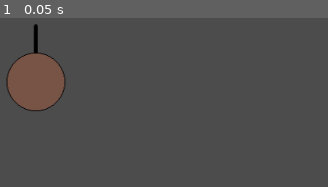
Above: before the commit, frame 1.
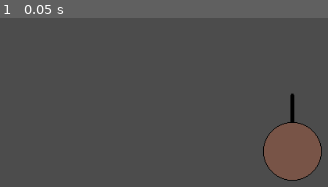
Above: after the commit, the same moment.

Repository: michalbie/Spinningeddon
Game: Godot game, scene res://Entities/Character/Player/Player.tscn
The game is run twice, just before and just after one commit, with the same random seed, the same clock (stepped at 60 frames per second) and the same inputs. This scene is started directly instead of the project's main scene.
Inputs:
- Up to frame 1 (0.05 s): no input

The runs differ from the first frame. In frame 1, 10% of the frame differs, in the area x 1-99%, y 3-97%.

Commit message:
Add walls and their properties
Added walls and encoded bullet behaviour when it collides with them

Diff:
--- a/Entities/Bullet/Bullet.gd
+++ b/Entities/Bullet/Bullet.gd
@@ -14,3 +14,24 @@
 	velocity = vel
 	$Sprite.rotate(rot)
 	bullet_range = ran
+
+func handle_collision(collision, collider):
+	if collider.has_method("got_shot"):
+		collider.got_shot(damage)
+		GameManager.world.rpc("delete_bullet", self.get_name())
+
+	elif "object_material" in collider:
+		var collider_material = collider.object_material
+
+		if collider_material == collider.materials.STONE:
+			GameManager.world.rpc("delete_bullet", self.get_name())
+
+		elif collider_material == collider.materials.METAL:
+			var motion = collision.remainder.bounce(collision.normal)
+			$Sprite.rotate(velocity.angle_to(motion))
+			velocity = velocity.bounce(collision.normal)
+			GameManager.bullets_info[self.get_name()]['rotation'] = $Sprite.rotation
+
+	elif "bullet_range" in collider:
+		GameManager.world.rpc("delete_bullet", self.get_name())
+		GameManager.world.rpc("delete_bullet", collider.get_name())
--- a/Entities/Bullet/Bullet.tscn
+++ b/Entities/Bullet/Bullet.tscn
@@ -7,6 +7,8 @@
 extents = Vector2( 5.67811, 13.9061 )
 
 [node name="Bullet" type="KinematicBody2D"]
+collision_layer = 2
+collision_mask = 2051
 script = ExtResource( 2 )
 
 [node name="Sprite" type="Sprite" parent="."]
--- a/Entities/Character/Character.gd
+++ b/Entities/Character/Character.gd
@@ -36,13 +36,14 @@
 		shoot = true
 
 func send_inputs(delta):
-	var mouse_pos = get_viewport().get_mouse_position()
+	var mouse_pos = get_global_mouse_position()
 	var player_input = {}
 	player_input['delta'] = delta
 	player_input['mouse_pos'] = mouse_pos
 	player_input['inside_circle'] = inside_circle
 	player_input['switch_rotation'] = switch_rotation
 	player_input['shoot'] = shoot
+	print("charaacter input:" + str(player_input['inside_circle']))
 	switch_rotation = false
 	shoot = false
 	if !being_removed:
@@ -58,9 +59,11 @@
 
 func _on_StandingCircle_mouse_entered():
 	inside_circle = true
+	print("entered")
 
 func _on_StandingCircle_mouse_exited():
 	inside_circle = false
+	print("exited")
 
 func _on_RotateCooldown_timeout():
 	$RotateCooldown.stop()
--- a/Entities/Character/Character.tscn
+++ b/Entities/Character/Character.tscn
@@ -3,6 +3,7 @@
 [ext_resource path="res://Entities/Character/Character.gd" type="Script" id=1]
 
 [node name="Character" type="KinematicBody2D"]
+collision_mask = 1027
 script = ExtResource( 1 )
 move_speed = 300
 rotate_cooldown = 3.0
--- a/Entities/Character/Player/Player.tscn
+++ b/Entities/Character/Player/Player.tscn
@@ -12,11 +12,12 @@
 
 [node name="Player" instance=ExtResource( 2 )]
 position = Vector2( 183.667, 210.985 )
+z_index = 1
 move_speed = 250
 bullet_damage = 50
-hp = 100
+bullet_range = 400
 
-[node name="Body" parent="." index="1"]
+[node name="Body" parent="." index="0"]
 texture = ExtResource( 1 )
 
 [node name="Rifle" parent="Body" index="0"]
@@ -26,8 +27,14 @@
 [node name="Bullet_spawn" parent="Body/Rifle" index="0"]
 position = Vector2( 0, -66 )
 
+[node name="StandingCircle" parent="Body" index="1"]
+z_index = 10
+
 [node name="Shape2D" parent="Body/StandingCircle" index="0"]
 shape = SubResource( 1 )
 
-[node name="CollisionShape2D" parent="." index="2"]
+[node name="CollisionShape2D" parent="." index="1"]
 shape = SubResource( 2 )
+
+[node name="Camera2D" type="Camera2D" parent="." index="3"]
+current = true
--- /dev/null
+++ b/Maps/BattleRoyaleMap.tscn
@@ -0,0 +1,37 @@
+[gd_scene load_steps=7 format=2]
+
+[ext_resource path="res://Maps/Objects/WoodWall.tscn" type="PackedScene" id=1]
+[ext_resource path="res://Maps/assets/grass.png" type="Texture" id=2]
+[ext_resource path="res://Maps/Objects/ConcreteWall.tscn" type="PackedScene" id=3]
+[ext_resource path="res://Maps/Objects/MetalWall.tscn" type="PackedScene" id=4]
+[ext_resource path="res://Maps/Objects/StoneWall.tscn" type="PackedScene" id=5]
+[ext_resource path="res://Maps/Objects/BrickWall.tscn" type="PackedScene" id=6]
+
+[node name="BattleRoyaleMap" type="Node2D"]
+
+[node name="GroundLayer" type="TextureRect" parent="."]
+margin_right = 30140.0
+margin_bottom = 29098.0
+mouse_filter = 2
+texture = ExtResource( 2 )
+expand = true
+stretch_mode = 2
+__meta__ = {
+"_edit_use_anchors_": false
+}
+
+[node name="WoodWall" parent="." instance=ExtResource( 1 )]
+position = Vector2( 5.16324, 1.99279 )
+
+[node name="ConcreteWall" parent="." instance=ExtResource( 3 )]
+position = Vector2( 267.917, 3.38257 )
+
+[node name="MetalWall" parent="." instance=ExtResource( 4 )]
+position = Vector2( 776.688, 54.624 )
+rotation = -3.14159
+
+[node name="StoneWall" parent="." instance=ExtResource( 5 )]
+position = Vector2( 789.201, 4.11157 )
+
+[node name="BrickWall" parent="StoneWall" instance=ExtResource( 6 )]
+position = Vector2( 264, 0 )
--- /dev/null
+++ b/Maps/Objects/BrickWall.tscn
@@ -0,0 +1,20 @@
+[gd_scene load_steps=4 format=2]
+
+[ext_resource path="res://Maps/Objects/ObjectBase.tscn" type="PackedScene" id=1]
+[ext_resource path="res://Maps/assets/bricks.png" type="Texture" id=2]
+
+[sub_resource type="ConvexPolygonShape2D" id=1]
+points = PoolVector2Array( 0, 0, 250, 0, 250, 50, 0, 50 )
+
+[node name="BrickWall" instance=ExtResource( 1 )]
+z_index = 1
+collision_layer = 2048
+collision_mask = 3
+object_material = 1
+
+[node name="Texture" parent="." index="0"]
+texture = ExtResource( 2 )
+centered = false
+
+[node name="CollisionShape2D" parent="." index="1"]
+shape = SubResource( 1 )
--- /dev/null
+++ b/Maps/Objects/ConcreteWall.tscn
@@ -0,0 +1,20 @@
+[gd_scene load_steps=4 format=2]
+
+[ext_resource path="res://Maps/Objects/ObjectBase.tscn" type="PackedScene" id=1]
+[ext_resource path="res://Maps/assets/concrete.png" type="Texture" id=2]
+
+[sub_resource type="ConvexPolygonShape2D" id=1]
+points = PoolVector2Array( 0, 0, 250, 0, 250, 50, 0, 50 )
+
+[node name="ConcreteWall" instance=ExtResource( 1 )]
+z_index = 1
+collision_layer = 2048
+collision_mask = 3
+object_material = 1
+
+[node name="Texture" parent="." index="0"]
+texture = ExtResource( 2 )
+centered = false
+
+[node name="CollisionShape2D" parent="." index="1"]
+shape = SubResource( 1 )
--- /dev/null
+++ b/Maps/Objects/MetalWall.tscn
@@ -0,0 +1,20 @@
+[gd_scene load_steps=4 format=2]
+
+[ext_resource path="res://Maps/Objects/ObjectBase.tscn" type="PackedScene" id=1]
+[ext_resource path="res://Maps/assets/metal.png" type="Texture" id=2]
+
+[sub_resource type="ConvexPolygonShape2D" id=1]
+points = PoolVector2Array( 0, 0, 250, 0, 250, 50, 0, 50 )
+
+[node name="MetalWall" instance=ExtResource( 1 )]
+collision_layer = 2048
+collision_mask = 3
+object_material = 2
+
+[node name="Texture" parent="." index="0"]
+texture = ExtResource( 2 )
+centered = false
+
+[node name="CollisionShape2D" parent="." index="1"]
+z_index = 1
+shape = SubResource( 1 )
--- /dev/null
+++ b/Maps/Objects/ObjectBase.gd
@@ -0,0 +1,4 @@
+extends StaticBody2D
+
+enum materials {WOOD, STONE, METAL}
+export (materials) var object_material
--- /dev/null
+++ b/Maps/Objects/ObjectBase.tscn
@@ -0,0 +1,10 @@
+[gd_scene load_steps=2 format=2]
+
+[ext_resource path="res://Maps/Objects/ObjectBase.gd" type="Script" id=1]
+
+[node name="ObjectBase" type="StaticBody2D"]
+script = ExtResource( 1 )
+
+[node name="Texture" type="Sprite" parent="."]
+
+[node name="CollisionShape2D" type="CollisionShape2D" parent="."]
--- /dev/null
+++ b/Maps/Objects/StoneWall.tscn
@@ -0,0 +1,20 @@
+[gd_scene load_steps=4 format=2]
+
+[ext_resource path="res://Maps/Objects/ObjectBase.tscn" type="PackedScene" id=1]
+[ext_resource path="res://Maps/assets/stone.png" type="Texture" id=2]
+
+[sub_resource type="ConvexPolygonShape2D" id=1]
+points = PoolVector2Array( 0, 0, 250, 0, 250, 50, 0, 50 )
+
+[node name="StoneWall" instance=ExtResource( 1 )]
+z_index = 1
+collision_layer = 2048
+collision_mask = 3
+object_material = 1
+
+[node name="Texture" parent="." index="0"]
+texture = ExtResource( 2 )
+centered = false
+
+[node name="CollisionShape2D" parent="." index="1"]
+shape = SubResource( 1 )
--- /dev/null
+++ b/Maps/Objects/WoodWall.gd
@@ -0,0 +1,5 @@
+extends "res://Maps/Objects/ObjectBase.gd"
+
+func _on_Area_body_exited(body):
+	if "distance_traveled" in body:
+		body.distance_traveled += (body.bullet_range - body.distance_traveled) / 2
--- /dev/null
+++ b/Maps/Objects/WoodWall.tscn
@@ -0,0 +1,30 @@
+[gd_scene load_steps=5 format=2]
+
+[ext_resource path="res://Maps/Objects/ObjectBase.tscn" type="PackedScene" id=1]
+[ext_resource path="res://Maps/assets/wood.png" type="Texture" id=2]
+[ext_resource path="res://Maps/Objects/WoodWall.gd" type="Script" id=3]
+
+[sub_resource type="ConvexPolygonShape2D" id=1]
+points = PoolVector2Array( 0, 0, 250, 0, 250, 50, 0, 50 )
+
+[node name="WoodWall" instance=ExtResource( 1 )]
+z_index = 1
+collision_layer = 1024
+collision_mask = 0
+script = ExtResource( 3 )
+
+[node name="Texture" parent="." index="0"]
+texture = ExtResource( 2 )
+centered = false
+
+[node name="CollisionShape2D" parent="." index="1"]
+shape = SubResource( 1 )
+
+[node name="Area" type="Area2D" parent="." index="2"]
+collision_layer = 1024
+collision_mask = 2
+
+[node name="CollisionPolygon2D" type="CollisionPolygon2D" parent="Area" index="0"]
+position = Vector2( 46.781, 17.153 )
+polygon = PoolVector2Array( -47.686, -16.8601, -47.1662, 32.5198, 202.333, 33.0396, 202.333, -15.8206 )
+[connection signal="body_exited" from="Area" to="." method="_on_Area_body_exited"]
--- a/Scenes/World/World.gd
+++ b/Scenes/World/World.gd
@@ -1,6 +1,13 @@
 extends Node2D
 
 var Bullet = preload("res://Entities/Bullet/Bullet.tscn")
+var BattleRoyaleMap = preload("res://Maps/BattleRoyaleMap.tscn")
+
+var map
+
+func _ready():
+	map = BattleRoyaleMap.instance()
+	add_child(map)
 
 remotesync func spawn_bullet(player_id):
 	var bullet = Bullet.instance()
@@ -11,7 +18,7 @@
 	bullet.init(player.bullet_speed, player.bullet_damage,
 				Vector2(0, -1).rotated(player.get_node("Body").rotation),
 				player.get_node("Body").rotation, player.bullet_range)
-	GameManager.bullets_info[bullet.get_name()] = {"position": bullet.global_position}
+	GameManager.bullets_info[bullet.get_name()] = {"position": bullet.global_position, "rotation": bullet.get_node("Sprite").rotation}
 	GameManager.bullets_count += 1
 
 remotesync func delete_bullet(bullet_name):
--- a/Scripts/GameManagement/GameManager.gd
+++ b/Scripts/GameManagement/GameManager.gd
@@ -48,3 +48,4 @@
 func update_bullets():
 	for bullet in bullets_info:
 		world.get_node(bullet).global_position = bullets_info[bullet]['position']
+		world.get_node(bullet + "/Sprite").rotation = bullets_info[bullet]['rotation']
--- a/Scripts/GameManagement/Server.gd
+++ b/Scripts/GameManagement/Server.gd
@@ -26,6 +26,7 @@
 func calculate_player_position(player, input):
 	var direction = input['mouse_pos'] - player.position
 	if input['inside_circle'] == false:
+		#print("calculation input:" + str(input['inside_circle']))
 		player.move_and_collide(direction.normalized() * player.move_speed * input['delta'])
 
 func calculate_player_rotation(player, input):
@@ -60,9 +61,7 @@
 		var collision = bullet_instance.move_and_collide(bullet_instance.velocity * bullet_instance.speed * delta)
 
 		if collision:
-			if collision.collider.has_method("got_shot"):
-				collision.collider.got_shot(bullet_instance.damage)
-				GameManager.world.rpc("delete_bullet", bullet_instance.get_name())
+			bullet_instance.handle_collision(collision, collision.collider)
 		else:
 			var current_postion = bullet_instance.global_position
 			var distance_vector = current_postion - previous_position
Binary file added: Maps/assets/bricks.png
Not shown, added: Maps/assets/bricks.png.import
Binary file added: Maps/assets/chodnik.png
Not shown, added: Maps/assets/chodnik.png.import
Binary file added: Maps/assets/concrete.png
Not shown, added: Maps/assets/concrete.png.import
Binary file added: Maps/assets/dach-1.png
Not shown, added: Maps/assets/dach-1.png.import
Binary file added: Maps/assets/dach-2.png
Not shown, added: Maps/assets/dach-2.png.import
Binary file added: Maps/assets/dach-3.png
Not shown, added: Maps/assets/dach-3.png.import
(and 25 more such lines)
